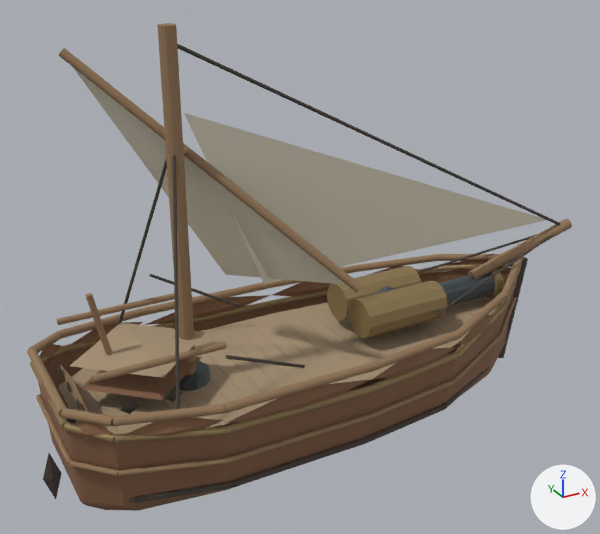
The glTF model public/art/world3d/ships/fireShip.glb: old version first, new version second.
Camera for both pictures: a 50 mm camera at (-110.0, -191.0, 148.0) aimed at (-4.0, 2.0, 52.0). Arrows for +X, +Y and +Z are at lower right; the lights stay in place. The first picture is the older version. Vertices at exactly the same position are counted once.

In view in the first picture: 'Gun', 'Hull'.
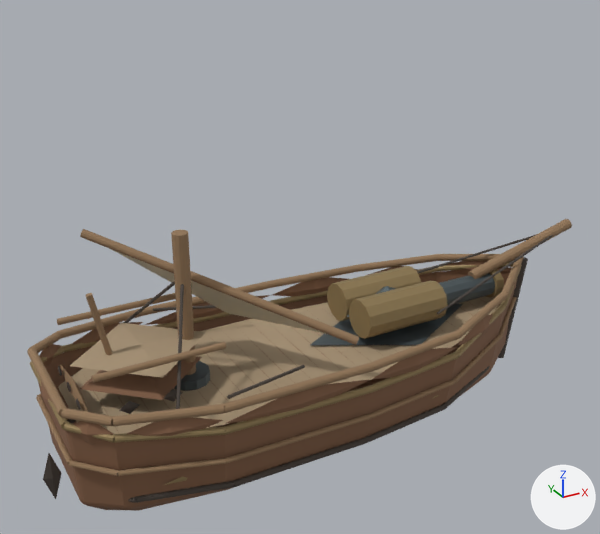
Commit message: art: rebuild six distinct real-time ship models

The change, as a diff of the scene's bpy script:
```diff
--- a/public/art/world3d/ships/fireShip.glb.py
+++ b/public/art/world3d/ships/fireShip.glb.py
@@ me_round_planked_hull_001 @@
 # used by ob_hull; location = (0.0, 0.0, 0.0)
-me_round_planked_hull_001.from_pydata(...)  # 2266 vertices, 4006 faces; spans x -84.0..100.0, y -31.0..31.0, z 0.0..122.0
+me_round_planked_hull_001.from_pydata(...)  # 2287 vertices, 4045 faces; spans x -84.0..100.0, y -31.0..31.0, z 0.0..70.0
+# me_round_planked_hull_001 part 1: the loose piece of 24 vertices spanning x -62.0..0.0, y -25.0..22.0, z 54.0..115.0 is scaled about its middle by (1, 1, 0.459), then moved by (0.0, 0.0, -32.0)
+# me_round_planked_hull_001 part 2: the loose piece of 16 vertices spanning x -71.0..-37.0, y -16.0..16.0, z 26.0..38.0 is copied, and the copy is scaled about its middle by (1.69, 1.02, 0.1), then moved by (81.0, 0.0, -5.0), in mat_forged_iron (dark grey #576165); it spans x -2.0..56.0, y -16.0..16.0, z 26.0..27.0
+# me_round_planked_hull_001 part 3: a new loose piece of 16 vertices spanning x -59.0..28.0, y -27.0..-25.0, z 8.0..20.0, in mat_aged_brass (brown #99845b)
+# me_round_planked_hull_001 part 4
+# 42 vertices are removed from x -60.0..97.0, y -23.0..20.0, z 47.0..122.0
+# 108 faces are deleted
+# 18 vertices in x -41.0, y 0.0, z 95.0 move by (0.0, 0.0, -37.0)
+# 12 vertices in x -41.0, y -28.0..28.0, z 47.0..48.0 move by (0.0, 0.0, -12.0)
+# 12 vertices in x -41.0, y -28.0..28.0, z 47.0 move by (0.0, 0.0, -11.0)
+# 6 vertices in x -41.0, y 0.0, z 95.0 move by (0.0, 0.0, -38.0)
+# 3 vertices are added at (-60.0, 20.0, 66.0), (-2.0, -23.0, 40.0), (-23.0, 13.0, 37.0)
+# 12 new vertices lie (0.0, 0.0, 44.0) away from vertices in x -43.0..-39.0, y -2.0..2.0, z 26.0
+# 34 new faces join them, mat_cut_oak (brown #937657)
+# 28 new faces join them, mat_deck_oak (beige #a89376)
+# 1 new face joins them, mat_unbleached_sail (pale yellow #d8d1bd)
+# other edits to the shape of me_round_planked_hull_001 do not show in these pictures
 me_round_planked_hull_001.materials.append(mat_weathered_oak)
```

Where the change shows, as pixel boxes [x1, y1, x2, y2] in the pictures (600 x 534 px; the box of a moved part takes in the faces that stretch with it):
'Hull', reshaped (40% shorter): before [27, 23, 572, 511]; after [27, 219, 572, 511]
part 1 of me_round_planked_hull_001, moved or reshaped: before [59, 48, 362, 292]; after [80, 229, 359, 345]
part 2 of me_round_planked_hull_001, added: after [310, 304, 463, 345]
part 3 of me_round_planked_hull_001, added (mostly hidden): after [164, 395, 439, 485]
part 4 of me_round_planked_hull_001, cut back: before [70, 23, 561, 409]; after [70, 230, 326, 408]
